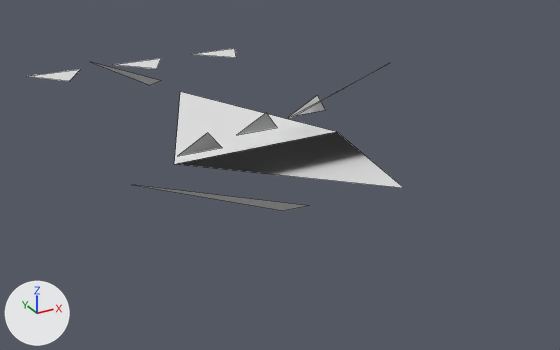
Renders of the OBJ model GameData/Meshes/Ships/voidborn/miner_tractor.obj from each side of a commit.
Before and after are seen from a 50 mm lens placed at (-2.05, -3.99, 1.78), pointed at (0.04, -0.18, -0.13). The axes (+X, +Y, +Z) are drawn at lower left. The lights are the same throughout. The older version comes first. Mesh edges are drawn as thin lines. Where no turn or scale is listed for an object, it has been applied to the vertices. Vertices at exactly the same position are counted once.

Names of what the first picture shows: 'miner_tractor'.
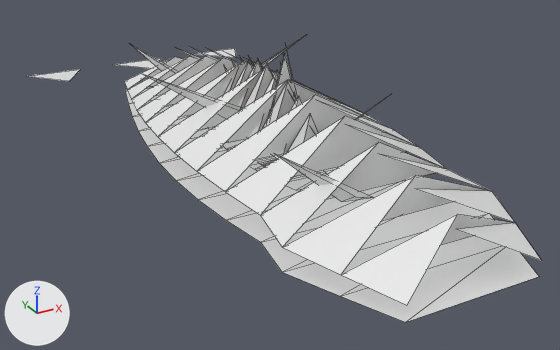
Location of each change, (x1, y1, x2, y2) in pixels of the pictures (560 x 350 px):
'miner_tractor', reshaped (36% wider, 75% taller)
    before: (29, 48, 404, 211)
    after: (29, 36, 541, 322)
part 1 of me_miner_tractor, rebuilt (81% wider, 166% taller)
    before: (174, 92, 404, 188)
    after: (125, 48, 541, 305)
part 2 of me_miner_tractor, deleted
    before: (136, 185, 308, 211)
part 3 of me_miner_tractor, deleted
    before: (94, 63, 160, 85)
part 4 of me_miner_tractor, deleted
    before: (289, 63, 389, 119)
part 5 of me_miner_tractor, added
    after: (125, 36, 539, 322)

Patch to the scene script:
```diff
--- a/GameData/Meshes/Ships/voidborn/miner_tractor.obj.py
+++ b/GameData/Meshes/Ships/voidborn/miner_tractor.obj.py
@@ me_miner_tractor @@
 # used by ob_miner_tractor; location = (0.0, 0.0, 0.0)
-me_miner_tractor.from_pydata(...)  # 31 vertices, 11 faces; spans x -1.19..0.95, y -1.44..2.27, z 0.0..0.47
+me_miner_tractor.from_pydata(...)  # 212 vertices, 156 faces; spans x -0.93..0.93, y -1.96..2.27, z 0.0..0.73
+# me_miner_tractor part 1: the loose piece of 4 vertices spanning x -0.57..0.57, y -1.44..1.3, z 0.0..0.3 is rebuilt with 50 vertices and now spans x -0.65..0.65, y -1.96..1.5, z 0.08..0.53
+# me_miner_tractor part 2: the loose piece of 3 vertices spanning x -1.19..-0.3, y -1.18..-0.99, z 0.08..0.47 is deleted
+# me_miner_tractor part 3: the loose piece of 3 vertices spanning x -0.71..-0.18, y 1.13..1.31, z 0.08..0.36 is deleted
+# me_miner_tractor part 4: the loose piece of 3 vertices spanning x 0.24..0.95, y -0.02..0.16, z 0.08..0.42 is deleted
+# me_miner_tractor part 5
+# 124 vertices are added at x -0.77..0.65, y -1.96..1.5, z 0.0..0.73
+# 14 new vertices lie (0.24, 0.0, 0.0) away from vertices in x -0.12, y -0.67..0.55, z 0.0..0.21
+# 6 new vertices lie (0.4, 0.0, 0.0) away from vertices in x -0.2, y -0.18..0.07, z 0.0..0.18
+# 114 new faces join them
```
